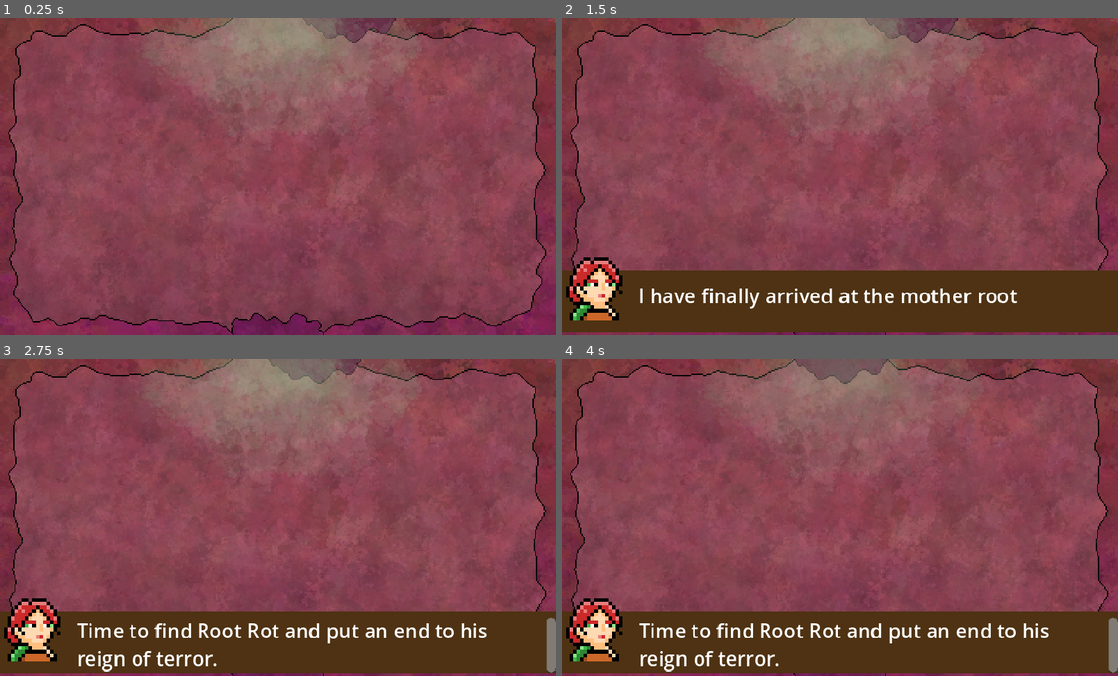
Above: before the commit, frames 1-4 (two rows, left to right).
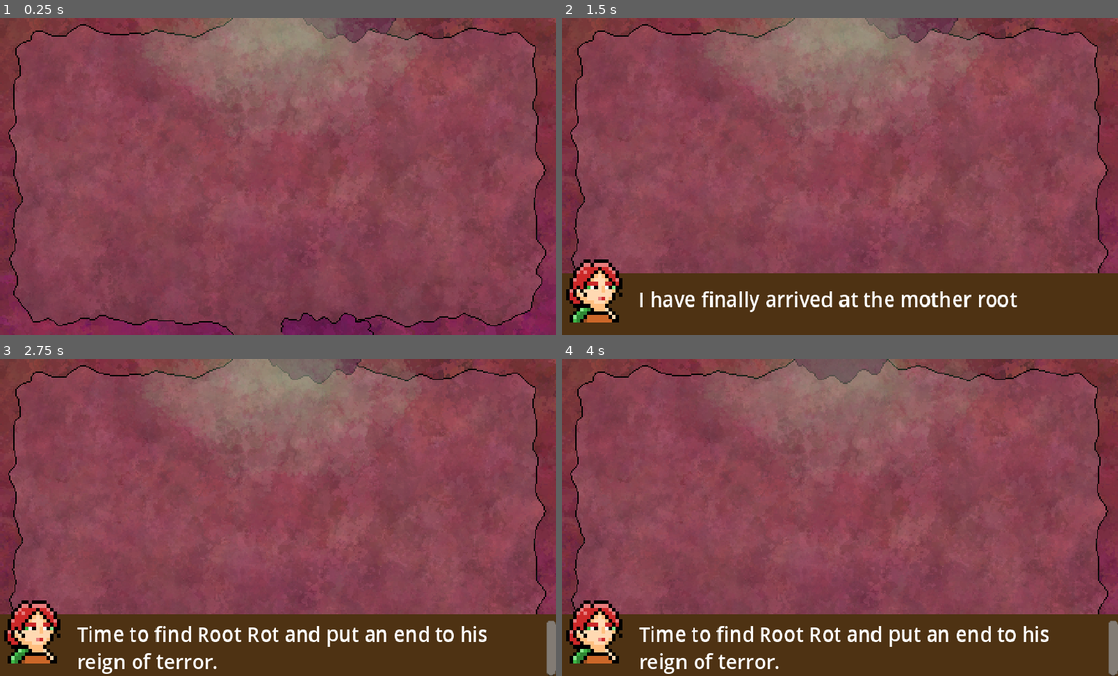
Above: after the commit, the same moments.

Repository: clayjohn/GGJ-2023
Game: Godot game, scene res://Level/Level1.tscn
Two runs of this game, one before a commit and one after it. Both use one fixed random seed, a clock stepped at 60 frames per second and the inputs below. This scene is started directly instead of the project's main scene.
Inputs:
- Up to frame 1 (0.25 s): no input
- Up to frame 2 (1.5 s): tap Enter at 0.5 s; hold D (right) 0.53-1.28 s; hold S (down) from 1.28 s (still down)
- Up to frame 3 (2.75 s): tap Space at 2 s; release S (down) at 2.03 s; hold D (right) from 2.03 s (still down)
- Up to frame 4 (4 s): release D (right) at 2.78 s; hold W (up) 2.78-3.53 s; hold A (left) from 3.53 s (still down)

The runs differ from the first frame. In frame 1, 0.8% of the frame differs, in the area x 41-68%, y 92-100%; in frame 2, 3.9%; in frame 3, 4.5%, in the area x 0-100%, y 75-100%; in frame 4, 4.5%.
Error after the commit: Invalid call. Nonexistent function 'switch_level' in base 'Window'. (res://Level/Level1.gd:16)

Commit message:
Add fade in/out, add level transition area

Diff:
--- a/Level/Level1.gd
+++ b/Level/Level1.gd
@@ -9,3 +9,8 @@
 # Called every frame. 'delta' is the elapsed time since the previous frame.
 func _process(delta):
 	pass
+
+
+func _on_exit_body_entered(body):
+	print("poopoo")
+	get_parent().switch_level()
--- a/Level/Level1.tscn
+++ b/Level/Level1.tscn
@@ -7,10 +7,10 @@
 [ext_resource type="Texture2D" uid="uid://ceci362umbs38" path="res://Assets/Backgrounds/Level 2 Door Bottom.png" id="3_u0wpm"]
 [ext_resource type="Texture2D" uid="uid://berbj0v8lyh2w" path="res://Assets/Backgrounds/Level 2 Background Outside Glow.png" id="4_5ht2l"]
 
-[sub_resource type="RectangleShape2D" id="RectangleShape2D_3b1on"]
-size = Vector2(16, 90)
-
-[sub_resource type="Animation" id="Animation_ncs1a"]
+[sub_resource type="RectangleShape2D" id="RectangleShape2D_46bmw"]
+size = Vector2(16, 70)
+
+[sub_resource type="Animation" id="Animation_c3587"]
 length = 0.001
 step = 1.0
 tracks/0/type = "value"
@@ -102,21 +102,24 @@
 "values": [Color(1, 1, 1, 1), Color(1, 1, 1, 1), Color(1, 1, 1, 0.2), Color(1, 1, 1, 0)]
 }
 
-[sub_resource type="AnimationLibrary" id="AnimationLibrary_vd2cg"]
+[sub_resource type="AnimationLibrary" id="AnimationLibrary_28qw5"]
 _data = {
-"RESET": SubResource("Animation_ncs1a"),
-"enter": SubResource("Animation_ok2t7")
-}
-
-[sub_resource type="RectangleShape2D" id="RectangleShape2D_1s6go"]
+"RESET": SubResource("Animation_c3587"),
+"enter": SubResource("Animation_5h2ui")
+}
+
+[sub_resource type="RectangleShape2D" id="RectangleShape2D_ldiyw"]
 size = Vector2(16, 243.5)
 
-[sub_resource type="RectangleShape2D" id="RectangleShape2D_bjd6q"]
+[sub_resource type="RectangleShape2D" id="RectangleShape2D_m4lgi"]
 size = Vector2(16, 180)
 
-[sub_resource type="AtlasTexture" id="AtlasTexture_uu7pn"]
+[sub_resource type="AtlasTexture" id="AtlasTexture_gyhny"]
 atlas = ExtResource("2_3sa4s")
 region = Rect2(22, 18, 18, 17)
+
+[sub_resource type="RectangleShape2D" id="RectangleShape2D_o4eud"]
+size = Vector2(60, 5)
 
 [node name="Level1" type="Node2D"]
 script = ExtResource("1_e4dt0")
@@ -125,30 +128,32 @@
 z_index = -11
 position = Vector2(224, 128)
 texture = ExtResource("1_2i4yc")
+metadata/_edit_lock_ = true
 
 [node name="StaticBody2D" type="StaticBody2D" parent="Door"]
 
 [node name="CollisionShape2D" type="CollisionShape2D" parent="Door/StaticBody2D"]
 position = Vector2(0, -120)
 rotation = 1.5708
-shape = SubResource("RectangleShape2D_3b1on")
+shape = SubResource("RectangleShape2D_46bmw")
 
 [node name="Door2" type="Sprite2D" parent="."]
 z_index = -11
-position = Vector2(224, 128)
+position = Vector2(264, 128)
 texture = ExtResource("3_u0wpm")
+metadata/_edit_lock_ = true
 
 [node name="StaticBody2D" type="StaticBody2D" parent="Door2"]
 
 [node name="CollisionShape2D" type="CollisionShape2D" parent="Door2/StaticBody2D"]
 position = Vector2(0, 120)
 rotation = 1.5708
-shape = SubResource("RectangleShape2D_3b1on")
+shape = SubResource("RectangleShape2D_46bmw")
 
 [node name="AnimationPlayer" type="AnimationPlayer" parent="."]
 autoplay = "enter"
 libraries = {
-"": SubResource("AnimationLibrary_vd2cg")
+"": SubResource("AnimationLibrary_28qw5")
 }
 
 [node name="Background" type="TextureRect" parent="."]
@@ -156,41 +161,44 @@
 offset_right = 40.0
 offset_bottom = 40.0
 texture = ExtResource("3_q50nw")
+metadata/_edit_lock_ = true
 
 [node name="Glow" type="TextureRect" parent="."]
 offset_right = 40.0
 offset_bottom = 40.0
 texture = ExtResource("4_5ht2l")
+metadata/_edit_lock_ = true
 
 [node name="Walls" type="StaticBody2D" parent="."]
+metadata/_edit_lock_ = true
 
 [node name="Left" type="CollisionShape2D" parent="Walls"]
 position = Vector2(8, 134)
-shape = SubResource("RectangleShape2D_1s6go")
+shape = SubResource("RectangleShape2D_ldiyw")
 
 [node name="Right" type="CollisionShape2D" parent="Walls"]
 position = Vector2(440, 134.25)
-shape = SubResource("RectangleShape2D_1s6go")
+shape = SubResource("RectangleShape2D_ldiyw")
 
 [node name="TopLeft" type="CollisionShape2D" parent="Walls"]
 position = Vector2(86.75, 8)
 rotation = -1.5708
-shape = SubResource("RectangleShape2D_bjd6q")
+shape = SubResource("RectangleShape2D_m4lgi")
 
 [node name="TopRight" type="CollisionShape2D" parent="Walls"]
 position = Vector2(360, 8)
 rotation = -1.5708
-shape = SubResource("RectangleShape2D_bjd6q")
+shape = SubResource("RectangleShape2D_m4lgi")
 
 [node name="BottomLeft" type="CollisionShape2D" parent="Walls"]
 position = Vector2(88, 248)
 rotation = -1.5708
-shape = SubResource("RectangleShape2D_bjd6q")
+shape = SubResource("RectangleShape2D_m4lgi")
 
 [node name="BottomRight" type="CollisionShape2D" parent="Walls"]
 position = Vector2(350, 248)
 rotation = -1.5708
-shape = SubResource("RectangleShape2D_bjd6q")
+shape = SubResource("RectangleShape2D_m4lgi")
 
 [node name="CanvasLayer" type="CanvasLayer" parent="."]
 
@@ -199,10 +207,10 @@
 anchors_preset = 15
 anchor_right = 1.0
 anchor_bottom = 1.0
-offset_top = -2.0
-offset_bottom = -2.0
 grow_horizontal = 2
 grow_vertical = 2
+metadata/_edit_use_anchors_ = true
+metadata/_edit_lock_ = true
 
 [node name="Background" type="ColorRect" parent="CanvasLayer/Speech"]
 layout_mode = 1
@@ -215,6 +223,7 @@
 grow_vertical = 0
 size_flags_horizontal = 3
 color = Color(0.305882, 0.196078, 0.0745098, 1)
+metadata/_edit_use_anchors_ = true
 
 [node name="RichTextLabel" type="RichTextLabel" parent="CanvasLayer/Speech"]
 visible = false
@@ -252,4 +261,14 @@
 offset_right = 51.0
 offset_bottom = -10.0
 grow_vertical = 0
-texture = SubResource("AtlasTexture_uu7pn")
+texture = SubResource("AtlasTexture_gyhny")
+metadata/_edit_use_anchors_ = true
+
+[node name="Exit" type="Area2D" parent="."]
+position = Vector2(224, 253)
+metadata/_edit_lock_ = true
+
+[node name="CollisionShape2D" type="CollisionShape2D" parent="Exit"]
+shape = SubResource("RectangleShape2D_o4eud")
+
+[connection signal="body_entered" from="Exit" to="." method="_on_exit_body_entered"]
--- a/Main.gd
+++ b/Main.gd
@@ -4,15 +4,28 @@
 # Handles loading and unloading of scenes
 
 var levels = [preload("res://Level/Level1.tscn")]
+var next_level = 1
 
 func _ready():
 	$Player.position.x = 1044/3.0/2.0
 	$Player.position.y = 368/3.0/2.0
 
-func switch_level(level: int):
-	print("Switching to level ", level)
+func switch_level():
+	print("Switching to level ", next_level)
+	if next_level == 1: # Fade to black
+		$AnimationPlayer.play("FadeOut")
+	else:
+		pass # Slide
+
+func _switch_level(level: int):
 	var current_level = $Level
 	remove_child.call_deferred(current_level)
 	current_level.queue_free.call_deferred()
 	add_child.call_deferred(levels[level-1].instantiate())
 	$Player.enter_dungeon()
+	next_level += 1
+
+func _on_animation_player_animation_finished(anim_name):
+	if anim_name == "FadeOut":
+		$AnimationPlayer.play("FadeIn")
+		_switch_level(next_level)
--- a/Main.tscn
+++ b/Main.tscn
@@ -1,8 +1,46 @@
-[gd_scene load_steps=4 format=3 uid="uid://8bgpl4v55iow"]
+[gd_scene load_steps=7 format=3 uid="uid://8bgpl4v55iow"]
 
 [ext_resource type="Script" path="res://Main.gd" id="1_g7fd7"]
 [ext_resource type="PackedScene" uid="uid://b8ov6dqfa0al5" path="res://Player/Player.tscn" id="2_yqqm4"]
 [ext_resource type="PackedScene" uid="uid://cmvbq5v0smht0" path="res://Menu/Menu.tscn" id="3_5surq"]
+
+[sub_resource type="Animation" id="Animation_2kw2p"]
+resource_name = "FadeOut"
+length = 0.5
+tracks/0/type = "value"
+tracks/0/imported = false
+tracks/0/enabled = true
+tracks/0/path = NodePath(".:color")
+tracks/0/interp = 1
+tracks/0/loop_wrap = true
+tracks/0/keys = {
+"times": PackedFloat32Array(0, 0.4),
+"transitions": PackedFloat32Array(1, 1),
+"update": 0,
+"values": [Color(1, 1, 1, 1), Color(0, 0, 0, 1)]
+}
+
+[sub_resource type="Animation" id="Animation_o8kte"]
+resource_name = "FadeIn"
+length = 0.5
+tracks/0/type = "value"
+tracks/0/imported = false
+tracks/0/enabled = true
+tracks/0/path = NodePath(".:color")
+tracks/0/interp = 1
+tracks/0/loop_wrap = true
+tracks/0/keys = {
+"times": PackedFloat32Array(0, 0.4),
+"transitions": PackedFloat32Array(2.73208, 3.24901),
+"update": 0,
+"values": [Color(0, 0, 0, 1), Color(1, 1, 1, 1)]
+}
+
+[sub_resource type="AnimationLibrary" id="AnimationLibrary_fhx6l"]
+_data = {
+"FadeIn": SubResource("Animation_o8kte"),
+"FadeOut": SubResource("Animation_2kw2p")
+}
 
 [node name="Main" type="Control"]
 layout_mode = 3
@@ -20,3 +58,13 @@
 
 [node name="Player" parent="." instance=ExtResource("2_yqqm4")]
 position = Vector2(50, 50)
+
+[node name="CanvasModulate" type="CanvasModulate" parent="."]
+
+[node name="AnimationPlayer" type="AnimationPlayer" parent="."]
+root_node = NodePath("../CanvasModulate")
+libraries = {
+"": SubResource("AnimationLibrary_fhx6l")
+}
+
+[connection signal="animation_finished" from="AnimationPlayer" to="." method="_on_animation_player_animation_finished"]
--- a/Menu/Menu.gd
+++ b/Menu/Menu.gd
@@ -8,4 +8,4 @@
 
 func _on_area_2d_body_entered(body):
 	print("Enter the dungeon") # Replace with function body.
-	get_parent().switch_level(1)
+	get_parent().switch_level()
Not shown: 2 places in Level/Level1.tscn that only renumber resources
